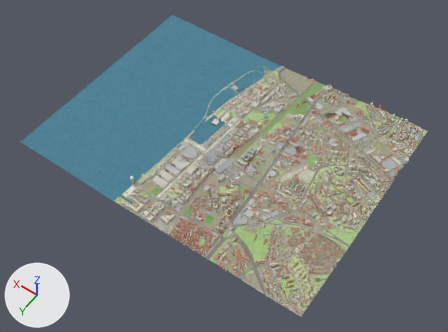
The glTF model public/tiles/olivais/far.glb: old version first, new version second.
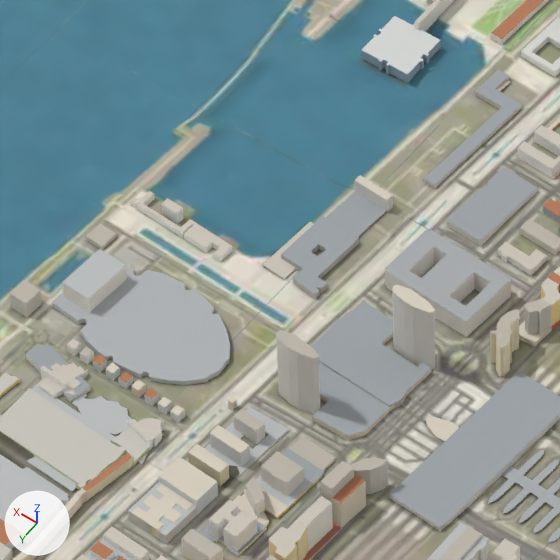
There are two pictures of each version: one whole from a 50 mm lens placed at (1046.0, 9498.0, 5499.0), pointed at (3624.0, 5889.0, -172.0), one close up on the part from 38% to 52% of the width and 35% to 53% of the height. Lighting does not change. The marker at lower left points along +X, +Y and +Z. The first two pictures are the older version. Where no turn or scale is listed for an object, it has been applied to the vertices. Vertices at exactly the same position are counted once.

In view in the first close-up: 'fb_3_2', 'fb_3_3', 'fb_3_4', 'fb_4_2', 'fb_4_3', 'fb_4_4', 'ft_3_2', 'ft_3_3', 'ft_3_4', 'ft_4_2', 'ft_4_3', 'ft_5_3' and 3 more.
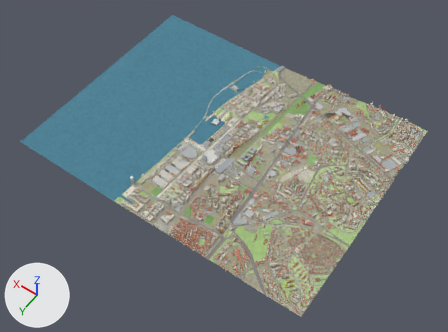
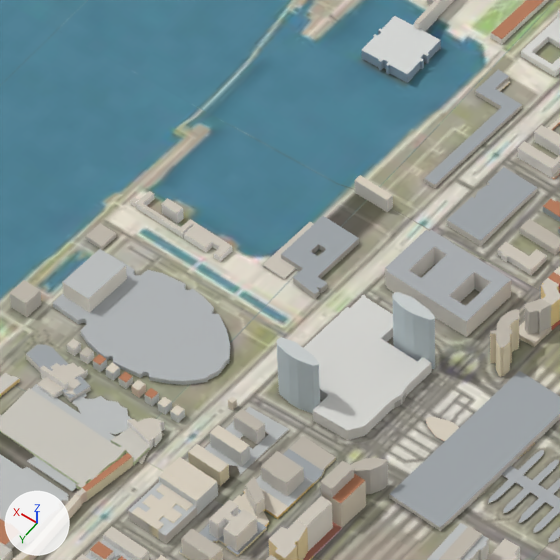
Where the newer file only moved an object's origin or applied its transform, the numbers keep the older frame.

Where the change shows, as pixel boxes [x1, y1, x2, y2] in the close-ups (560 x 560 px; the box of a moved part takes in the faces that stretch with it):
part 1 of me_fb_3_3, deleted: before [327, 192, 386, 237]
part 2 of me_fb_3_3, moved or reshaped: before [313, 300, 432, 440]; after [304, 295, 432, 440]
part 3 of me_fb_3_3, moved or reshaped: before [276, 330, 320, 414]; after [277, 337, 320, 414]
part 4 of me_fb_3_3, moved or reshaped: before [392, 284, 435, 369]; after [392, 292, 435, 369]

Edits to the bpy script that builds the scene:
```text
Change me_fb_3_3:
    used by ob_fb_3_3; location = (3614.0, 5988.0, 59.0)
    verts and faces of me_fb_3_3; kept vertices keep their numbers, new ones are numbered from 974
    before: 102 (159.0, 84.0, 56.0) at pixel (287, 347), 103 (146.0, 84.0, 56.0) at pixel (296, 352), 105 (125.0, 80.0, 56.0) at pixel (312, 358), 107 (120.0, 76.0, 56.0) at pixel (317, 357), 109 (122.0, 72.0, 56.0) at pixel (318, 355)
    before: 111 (134.0, 67.0, 56.0) at pixel (312, 348), 113 (163.0, 63.0, 56.0) at pixel (295, 334), 115 (182.0, 67.0, 56.0) at pixel (281, 329), 117 (185.0, 73.0, 56.0) at pixel (276, 332), 119 (180.0, 79.0, 56.0) at pixel (276, 337)
    before: 300 (86.0, -54.0, 59.0) at pixel (404, 301), 301 (73.0, -54.0, 59.0) at pixel (413, 306), 303 (52.0, -58.0, 59.0) at pixel (429, 312), 305 (47.0, -62.0, 59.0) at pixel (434, 311), 307 (49.0, -66.0, 59.0) at pixel (434, 309)
    before: 309 (61.0, -71.0, 59.0) at pixel (429, 302), 311 (90.0, -75.0, 59.0) at pixel (411, 289), 313 (109.0, -71.0, 59.0) at pixel (397, 284), 315 (111.0, -65.0, 59.0) at pixel (392, 286), 317 (106.0, -59.0, 59.0) at pixel (392, 291)
    remove me_fb_3_3.from_pydata(...)  # 974 vertices, 1372 faces; spans x -307.0..307.0, y -265.0..265.0, z -59.0..59.0
    add me_fb_3_3.from_pydata(...)  # 966 vertices, 1362 faces; spans x -307.0..307.0, y -265.0..265.0, z -59.0..45.0
    me_fb_3_3 part 1: the loose piece of 8 vertices spanning x 246.0..300.0, y -238.0..-174.0, z -54.0..-53.0 is deleted
    me_fb_3_3 part 2
    19 vertices in x 47.0..191.0, y -95.0..89.0, z -43.0 move by (0.0, 0.0, 10.0)
    me_fb_3_3 part 3
    add for i in [102, 103, 105, 107, 109, 111, 113, 115, 117, 119]: verts[i] += (0.0, 0.0, -14.0)
    me_fb_3_3 part 4
    add for i in [300, 301, 303, 305, 307, 309, 311, 313, 315, 317]: verts[i] += (0.0, 0.0, -14.0)
```
